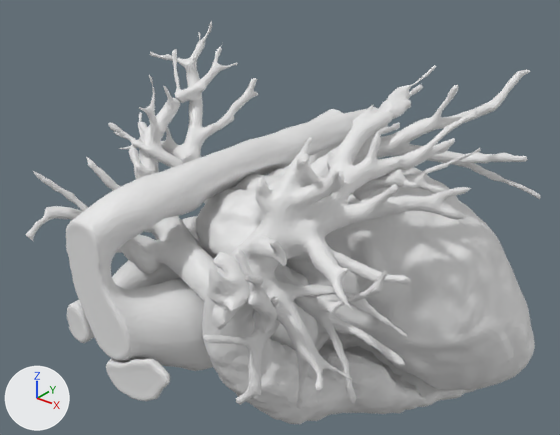
Two versions of the glTF model public/corazon_hd.glb, one commit apart.
Camera for both pictures: a camera (50 mm lens) standing at (175.0, -1190.0, 9.0) and looking at (6.0, -978.0, -122.0). Arrows for +X, +Y and +Z are at lower left; the lights stay in place. The first picture is the older version. Where no turn or scale is listed for an object, it has been applied to the vertices.

The older version as bpy lines, for what is in view:
```python
me_corazon_completo_web_stl = bpy.data.meshes.new('corazon completo_web.stl')
me_corazon_completo_web_stl.from_pydata(...)  # 40036 vertices, 79994 faces; spans x -90.0..96.0, y -1056.0..-902.0, z -199.0..-60.0
ob_corazon_completo_web_stl = bpy.data.objects.new('corazon completo_web.stl', me_corazon_completo_web_stl)
ob_corazon_completo_web_stl.location = (0.0, 0.0, 0.0)
```
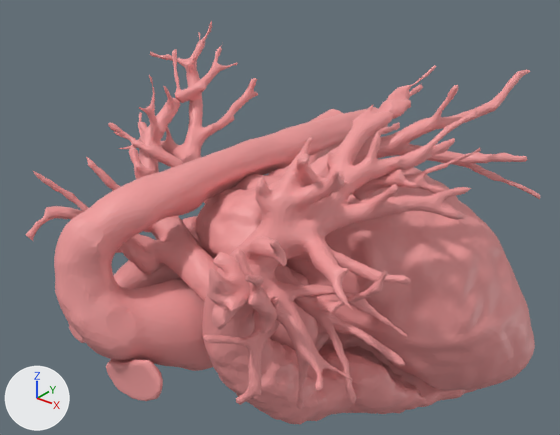
The newer file is also turned or shifted as a whole; pictures and numbers use the older file's frame.

Changed parts and their boxes (x1, y1, x2, y2) in the pictures (560 x 435 px):
part 1 of me_corazon_completo_web_stl, built on
    before: (66, 201, 181, 400)
    after: (54, 201, 185, 400)
part 2 of me_corazon_completo_web_stl, recoloured (white to pink)
    both: (26, 21, 541, 425)

The change, as a list of edits to the scene's bpy script:
```text
Add mat_defaultmaterial:
    mat_defaultmaterial = bpy.data.materials.new('DefaultMaterial')
    mat_defaultmaterial.use_nodes = True; mat_defaultmaterial.node_tree.nodes.clear()
    _N = mat_defaultmaterial.node_tree.nodes; _L = mat_defaultmaterial.node_tree.links
    n0 = _N.new('ShaderNodeOutputMaterial'); n0.name = 'Material Output'
    n1 = _N.new('ShaderNodeBsdfPrincipled'); n1.name = 'Principled BSDF'
    n2 = _N.new('ShaderNodeVertexColor'); n2.name = 'Color Attribute'
    _L.new(n1.outputs[0], n0.inputs[0])  # 'BSDF' to 'Surface'
    _L.new(n2.outputs[0], n1.inputs[0])  # 'Color' to 'Base Color'
Change me_corazon_completo_web_stl:
    used by ob_corazon_completo_web_stl; location = (0.0, 0.0, 0.0)
    remove me_corazon_completo_web_stl.from_pydata(...)  # 40036 vertices, 79994 faces; spans x -90.0..96.0, y -1056.0..-902.0, z -199.0..-60.0
    add me_corazon_completo_web_stl.from_pydata(...)  # 41966 vertices, 83854 faces; spans x -90.0..96.0, y -1066.0..-902.0, z -199.0..-60.0
    me_corazon_completo_web_stl part 1: 117 vertices moved from x -25.0..21.0, y -1056.0..-1032.0, z -158.0..-99.0 to x -25.0..17.0, y -1063.0..-1032.0, z -158.0..-99.0; 381 vertices removed from x -24.0..22.0, y -1056.0..-1026.0, z -160.0..-97.0; 2311 vertices added at x -25.0..17.0, y -1066.0..-1023.0, z -159.0..-98.0
    me_corazon_completo_web_stl part 2: 78338 faces spanning x -90.0..96.0, y -1063.0..-902.0, z -199.0..-60.0 switch from no material to mat_defaultmaterial
```
